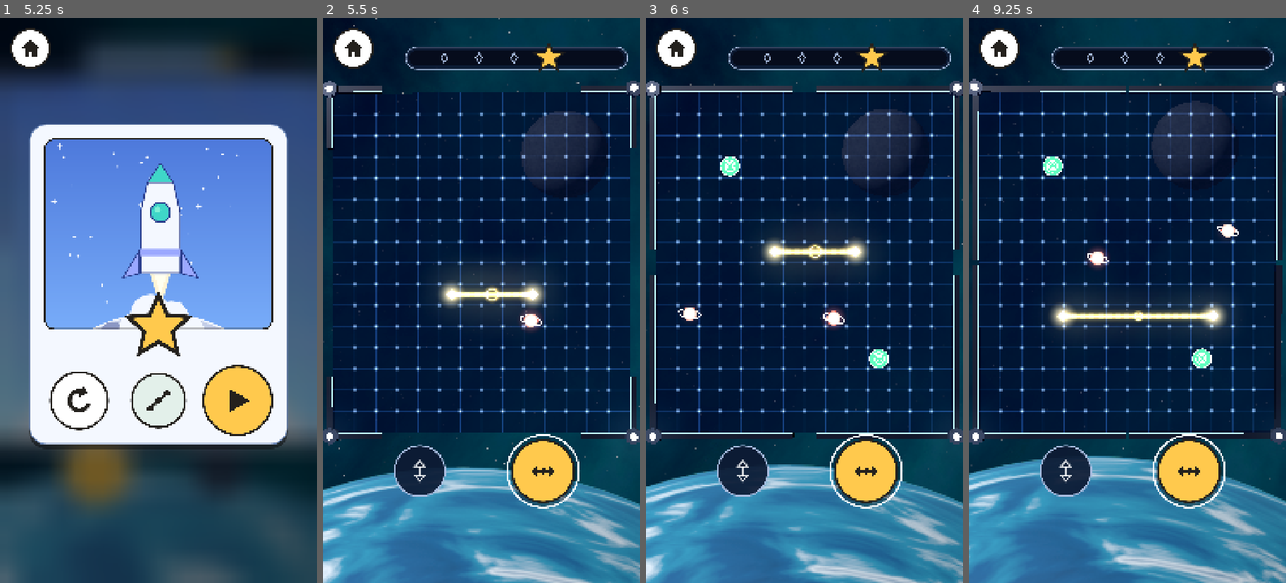
Above: before the commit, frames 1-4 (left to right).
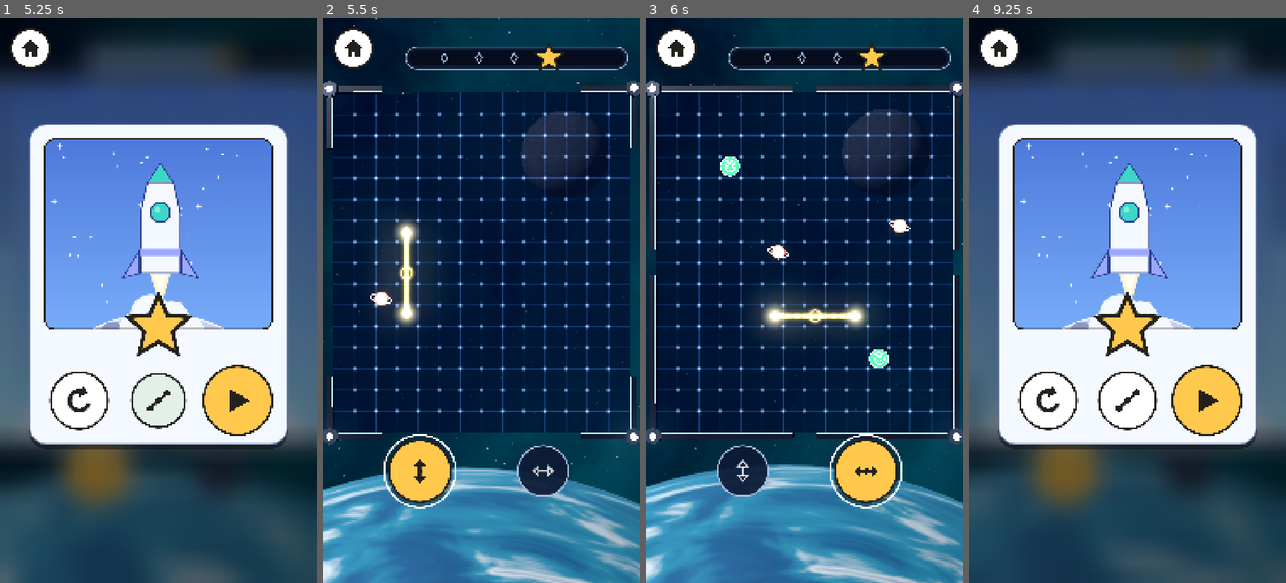
Above: after the commit, the same moments.

Repository: Matswm86/mwm-orb-fence
Game: Godot game, scene res://tests/capture.tscn
Same seed, same stepped clock (60 frames per second), same inputs: the game is played once before the commit and once after it. This scene is started directly instead of the project's main scene.
Inputs (mouse positions are in pixels of both pictures, inside the frame that each line leads up to):
- Up to frame 1 (5.25 s): move the mouse to (228, 272) at 0.52 s; click (228, 272) at 0.67 s; drag from (95, 328) to (142, 413) at 1.27 s; move the mouse to (190, 176) at 2.02 s; click (190, 176) at 2.17 s; drag from (142, 413) to (63, 215) at 2.77 s; move the mouse to (253, 385) at 3.52 s; click (253, 385) at 3.67 s; drag from (79, 402) to (110, 159) at 4.27 s; tap Enter at 5 s; move the mouse to (158, 402) at 5.02 s; click (158, 402) at 5.17 s
- Up to frame 2 (5.5 s): no input
- Up to frame 3 (6 s): drag from (756, 159) to (741, 328) at 5.77 s
- Up to frame 4 (9.25 s): move the mouse to (1197, 272) at 6.52 s; click (1197, 272) at 6.67 s; drag from (1064, 328) to (1111, 413) at 7.27 s; move the mouse to (1159, 176) at 8.02 s; click (1159, 176) at 8.17 s; drag from (1111, 413) to (1032, 215) at 8.77 s

Frame 1 is identical in both runs. In frame 2, 8.7% of the frame differs, in the area x 14-81%, y 35-87%; in frame 3, 3.4%; in frame 4, 95%, in the area x 0-100%, y 0-100%.

Commit message:
Space sounds: laser walls, rocket captures, sonar bounces, ship flybys
The owner asked for more, space-themed effects (rockets, spaceships,
lasers), modern and soft enough for small kids.

- Starting a wall fires a soft laser (3 variants); while it grows a thin
  beam hums and climbs an octave; finishing it seals like a force field.
- Small rooms ring a sci-fi chime (2 variants), big rooms launch a rocket
  whoosh that rises into the crystal chime.
- Ball bounces are quiet sonar blips (4 variants), a pop on a growing
  wall is a soft shield fizzle, never a buzzer.
- Snegl is a time-warp whoosh; Lyn (thruster boost) and Skjold (shield
  hum) are ready for later worlds.
- Milestones beep like a radio, the level warps in from hyperspace, the
  clear has a spaceship flying past before the fanfare, the win-card star
  lands with a satellite ping, the gentle restart is a soft rewind warp.
- Every round button clicks like a cockpit button on touch-down; picking
  a direction plays a short servo turn.
- During play a spaceship drifts past left to right every 40-90 s, very
  quietly; nothing plays when sound is off.

Effects still peak near -12 dBFS at the default sliders; the music's
loudest 20 s peak 6.2 dB under them. Logic test checks the sound table.

Co-Authored-By: Claude Opus 5.5 <noreply@anthropic.com>

Diff:
--- a/scripts/OfBalance.gd
+++ b/scripts/OfBalance.gd
@@ -91,6 +91,9 @@
 const DRIFT_PERIOD_S: float = 14.0
 const METER_EASE_S: float = 0.2
 const MILESTONES: Array[float] = [0.25, 0.5, 0.75]
+## Rare ambient spaceship pass-by during play, random gap in seconds.
+const AMBIENT_PASS_MIN_S: float = 40.0
+const AMBIENT_PASS_MAX_S: float = 90.0
 
 # --- Home guard (GDD 3.3, copies the MWM Play shell) ---
 const HOME_GUARD_S: float = 2.0
--- a/scripts/OfDisc.gd
+++ b/scripts/OfDisc.gd
@@ -15,6 +15,8 @@
 
 ## Touches are ignored until this tick (holdover after a screen change).
 static var block_until_ms: int = 0
+## Played on touch-down of every disc (GDD 9 UI tap); set by OfMain.
+static var tap_sound: Callable = Callable()
 
 @export var icon: String = "play"
 @export var disc_radius: float = 100.0
@@ -50,6 +52,8 @@
 	if mb.pressed:
 		_down = true
 		_press_t = 0.0
+		if tap_sound.is_valid():
+			tap_sound.call()
 		set_process(true)
 		queue_redraw()
 		accept_event()
--- a/scripts/OfMain.gd
+++ b/scripts/OfMain.gd
@@ -37,6 +37,7 @@
 	music = OfMusic.new()
 	add_child(music)
 	sfx.stinger_started.connect(music.duck)
+	OfDisc.tap_sound = func() -> void: sfx.play("tap")
 	ui = CanvasLayer.new()
 	ui.layer = 10
 	add_child(ui)
@@ -76,6 +77,12 @@
 		open_map()
 
 
+## The static disc tap hook holds a lambda bound to this node; drop it before
+## the node goes, or Godot frees it twice at exit.
+func _exit_tree() -> void:
+	OfDisc.tap_sound = Callable()
+
+
 func _frame() -> Control:
 	var c := Control.new()
 	c.size = Vector2(OfBalance.DESIGN_W, OfBalance.DESIGN_H)
--- a/scripts/OfPlay.gd
+++ b/scripts/OfPlay.gd
@@ -62,6 +62,9 @@
 var _hand_line: Dictionary = {}
 var _hand_ghost: bool = false
 var _snegl_was_on: bool = false
+## Seconds until the next quiet ambient spaceship pass-by (GDD 9 addendum).
+var _ambient_t: float = 0.0
+var _rng := RandomNumberGenerator.new()
 
 
 func setup(
@@ -158,6 +161,8 @@
 	_hand_line = {}
 	_hand_ghost = false
 	_snegl_was_on = false
+	_rng.randomize()
+	_ambient_t = _next_ambient_s()
 	paused = false
 	_holdover_until_ms = Time.get_ticks_msec() + OfBalance.HOLDOVER_MS
 	OfDisc.block_input(OfBalance.HOLDOVER_MS)
@@ -238,6 +243,7 @@
 			_idle_t = 0.0
 	if not _card_shown:
 		sim.step(game_dt)
+		_ambient(real_dt)
 	world.sync(sim, real_dt, game_dt)
 	world.sync_camera(real_dt)
 	hud.set_fill(sim.fill_ratio())
@@ -262,6 +268,21 @@
 	else:
 		Engine.time_scale = 1.0
 		_slowmo_t = -1.0
+
+
+## A rare, very quiet spaceship flies past (left to right) while the level is
+## in play. OfSfx drops it when sound is off.
+func _ambient(real_dt: float) -> void:
+	if sim.state != OfSim.State.PLAY:
+		return
+	_ambient_t -= real_dt
+	if _ambient_t <= 0.0:
+		_ambient_t = _next_ambient_s()
+		sfx.play("pass_by")
+
+
+func _next_ambient_s() -> float:
+	return _rng.randf_range(OfBalance.AMBIENT_PASS_MIN_S, OfBalance.AMBIENT_PASS_MAX_S)
 
 
 func _update_snegl() -> void:
@@ -428,6 +449,7 @@
 	if buttons.chosen == i:
 		return
 	buttons.chosen = i
+	sfx.play("dir_pick", 1.0 if i == 0 else 1.1225)
 	if _field_ptr >= 0 and _ghost_cell.x >= 0:
 		_show_ghost_for(_ghost_cell, false)
 
@@ -613,7 +635,7 @@
 	_slowmo_t = -1.0
 	var nxt: int = OrbFence.next_level_after(level_id)
 	win_card.show_card(_picture, nxt != 0)
-	sfx.play("sparkle")
+	sfx.play("star_land")
 	OfDisc.block_input(OfBalance.HOLDOVER_MS)
 	OrbFence.level_card_shown.emit(level_id)
 	if not OrbFence.full_unlock and level_id == OfBalance.FREE_LEVELS:
--- a/scripts/OfSfx.gd
+++ b/scripts/OfSfx.gd
@@ -1,9 +1,13 @@
 class_name OfSfx
 extends Node
 
-## Sound effects (GDD 9): pre-rendered .ogg files in res://assets/sfx/, made
-## by tools/render_sfx.py (own synthesis plus Kenney CC0 layers, see
-## CREDITS.md). One fixed pool of players, no allocation per event. Each play
+## Sound effects (GDD 9), space themed: pre-rendered .ogg files in
+## res://assets/sfx/, made by tools/render_sfx.py (own synthesis plus one
+## Kenney CC0 layer, see CREDITS.md). Keys are game events, files are the
+## sounds (wall_start = laser fire, the riser = humming beam, lock = force-
+## field seal, bounce = sonar blip, pop = shield fizzle, milestone = comms
+## beep, intro = warp-in, win = flyby + fanfare, pass_by = rare ambient
+## ship). One fixed pool of players, no allocation per event. Each play
 ## picks a random variant and a small random pitch shift so repeats do not
 ## tire the ear. The wall riser has its own player so it can stop when the
 ## wall ends. Ball bounces are rate-limited (at most 6 per second). Players
@@ -22,30 +26,34 @@
 ## level in dB]. The files peak at -3 dBFS; tools/audio_preview.py reads
 ## this table to render docs/audio_preview.ogg at the default volumes.
 const SOUNDS: Dictionary = {
-	"tap": [["of_tap_1", "of_tap_2"], 0.03, -4.0],
+	"tap": [["of_tap_1", "of_tap_2", "of_tap_3"], 0.03, -4.0],
+	"dir_pick": [["of_dir_1", "of_dir_2"], 0.03, -10.0],
 	"tick_in": [["of_tick_in"], 0.04, -10.0],
 	"ghost_tick": [["of_tick_in"], 0.08, -20.0],
 	"notyet": [["of_notyet"], 0.0, -8.0],
-	"wall_start": [["of_wall_start"], 0.02, -3.0],
+	"wall_start": [["of_laser_1", "of_laser_2", "of_laser_3"], 0.02, -4.0],
 	"grow_tick": [["of_grow_tick_1", "of_grow_tick_2", "of_grow_tick_3"], 0.03, -20.0],
-	"lock": [["of_lock"], 0.02, -4.0],
-	"capture_s": [["of_capture_s"], 0.0, -3.0],
+	"lock": [["of_seal_1", "of_seal_2"], 0.02, -4.0],
+	"capture_s": [["of_capture_s_1", "of_capture_s_2"], 0.0, -3.0],
 	"capture_m": [["of_capture_m"], 0.0, -2.0],
 	"capture_l": [["of_capture_l"], 0.0, -1.0],
-	"bounce": [["of_bounce_1", "of_bounce_2", "of_bounce_3"], 0.04, -20.0],
-	"pop": [["of_pop_1", "of_pop_2", "of_pop_3"], 0.06, -6.0],
+	"bounce": [["of_sonar_1", "of_sonar_2", "of_sonar_3", "of_sonar_4"], 0.03, -20.0],
+	"pop": [["of_fizzle_1", "of_fizzle_2", "of_fizzle_3"], 0.06, -6.0],
 	"crack": [["of_crack"], 0.03, -12.0],
 	"rewind": [["of_rewind"], 0.0, -5.0],
-	"milestone": [["of_milestone"], 0.0, -5.0],
+	"milestone": [["of_comms"], 0.0, -6.0],
 	"snegl": [["of_snegl"], 0.0, -3.0],
+	"lyn": [["of_lyn"], 0.0, -3.0],
+	"skjold": [["of_skjold"], 0.0, -4.0],
 	"win": [["of_win"], 0.0, -1.0],
-	"sparkle": [["of_sparkle"], 0.0, -8.0],
+	"star_land": [["of_star_ping"], 0.0, -7.0],
 	"shimmer": [["of_shimmer"], 0.0, -16.0],
-	"intro": [["of_intro"], 0.0, -12.0],
+	"intro": [["of_warp_in"], 0.0, -13.0],
+	"pass_by": [["of_pass_1", "of_pass_2"], 0.04, -16.0],
 }
-const ZIP_FILE := "of_zip"
-const ZIP_DB: float = -14.0
-const WIN_DUCK_S: float = 3.0
+const ZIP_FILE := "of_beam"
+const ZIP_DB: float = -18.0
+const WIN_DUCK_S: float = 3.5
 ## Level of every effect before the player's slider: with the default
 ## slider (0.7) the loudest events peak near -12 dBFS (GDD 9).
 const BASE_DB: float = -5.0
--- a/tests/logic_test.gd
+++ b/tests/logic_test.gd
@@ -11,6 +11,8 @@
 ## 6. Ghost extent and nearest-empty ghost cell.
 ## 7. Flash limiter: 4 captures in a row -> at most 3 spikes per second.
 ## 8. Save round trip and full_unlock / free levels.
+## 9. Sound table: every effect file loads (incl. Lyn / Skjold for later
+##    worlds), the ambient pass-by gap is 40-90 s, sound off plays nothing.
 ## Prints "LOGIC TEST PASS" or "LOGIC TEST FAIL (n)" and exits 0 / 1.
 
 const SEEDS: int = 12
@@ -29,6 +31,7 @@
 	_test_ghost()
 	_test_flash_limiter()
 	_test_save()
+	_test_sounds()
 	if fails == 0:
 		print("LOGIC TEST PASS")
 	else:
@@ -262,3 +265,32 @@
 	st.easy = keep_easy
 	st.music_volume = 0.6
 	st.save_game()
+
+
+func _test_sounds() -> void:
+	print("9. sound table")
+	var missing: Array[String] = []
+	var count: int = 0
+	for key: String in OfSfx.SOUNDS:
+		for file: String in OfSfx.SOUNDS[key][0]:
+			count += 1
+			if not ResourceLoader.exists(OfSfx.DIR + file + ".ogg"):
+				missing.append(file)
+	if not ResourceLoader.exists(OfSfx.DIR + OfSfx.ZIP_FILE + ".ogg"):
+		missing.append(OfSfx.ZIP_FILE)
+	_check(missing.is_empty(), "%d effect files all load (missing: %s)" % [count, missing])
+	for key: String in ["lyn", "skjold", "snegl", "pass_by", "dir_pick", "star_land"]:
+		_check(OfSfx.SOUNDS.has(key), "sound for '%s' is in the table" % key)
+	_check(
+		OfBalance.AMBIENT_PASS_MIN_S >= 40.0 and OfBalance.AMBIENT_PASS_MAX_S <= 90.0,
+		"ambient pass-by every 40-90 s"
+	)
+	var sfx := OfSfx.new()
+	add_child(sfx)
+	sfx.enabled = false
+	sfx.play("pass_by")
+	var any: bool = false
+	for p: AudioStreamPlayer in sfx._players:
+		any = any or p.playing
+	_check(not any, "sound off -> the pass-by does not play")
+	sfx.queue_free()
Not shown, changed: CREDITS.md
Not shown, changed: README.md
Not shown, added: assets/sfx/of_beam.ogg
Not shown, removed: assets/sfx/of_bounce_1.ogg
Not shown, removed: assets/sfx/of_bounce_2.ogg
Not shown, removed: assets/sfx/of_bounce_3.ogg
Not shown, changed: assets/sfx/of_capture_l.ogg
Not shown, changed: assets/sfx/of_capture_m.ogg
Not shown, removed: assets/sfx/of_capture_s.ogg
Not shown, added: assets/sfx/of_capture_s_1.ogg
Not shown, added: assets/sfx/of_capture_s_2.ogg
Not shown, added: assets/sfx/of_comms.ogg
(and 38 more such lines)
